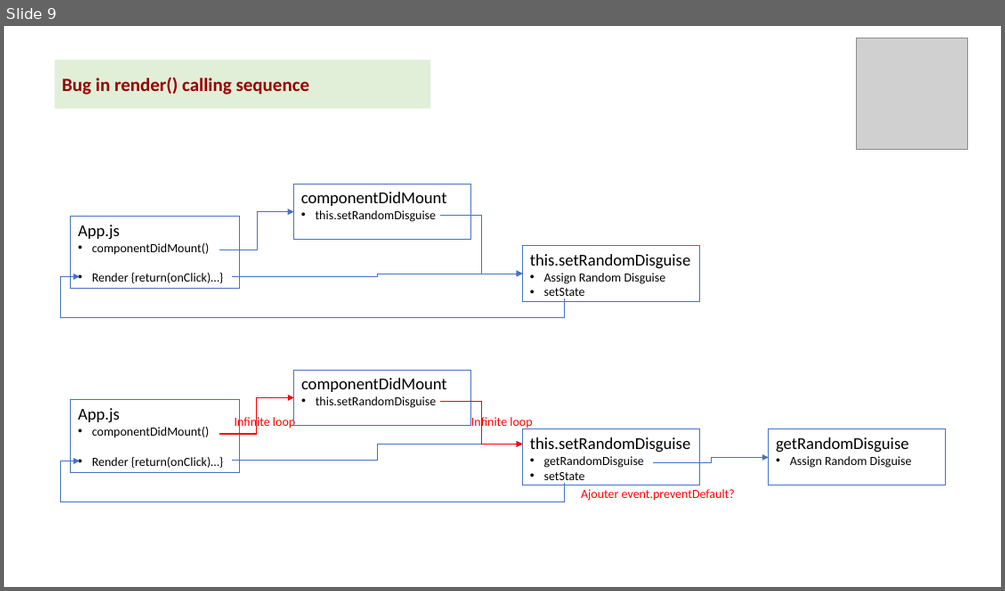
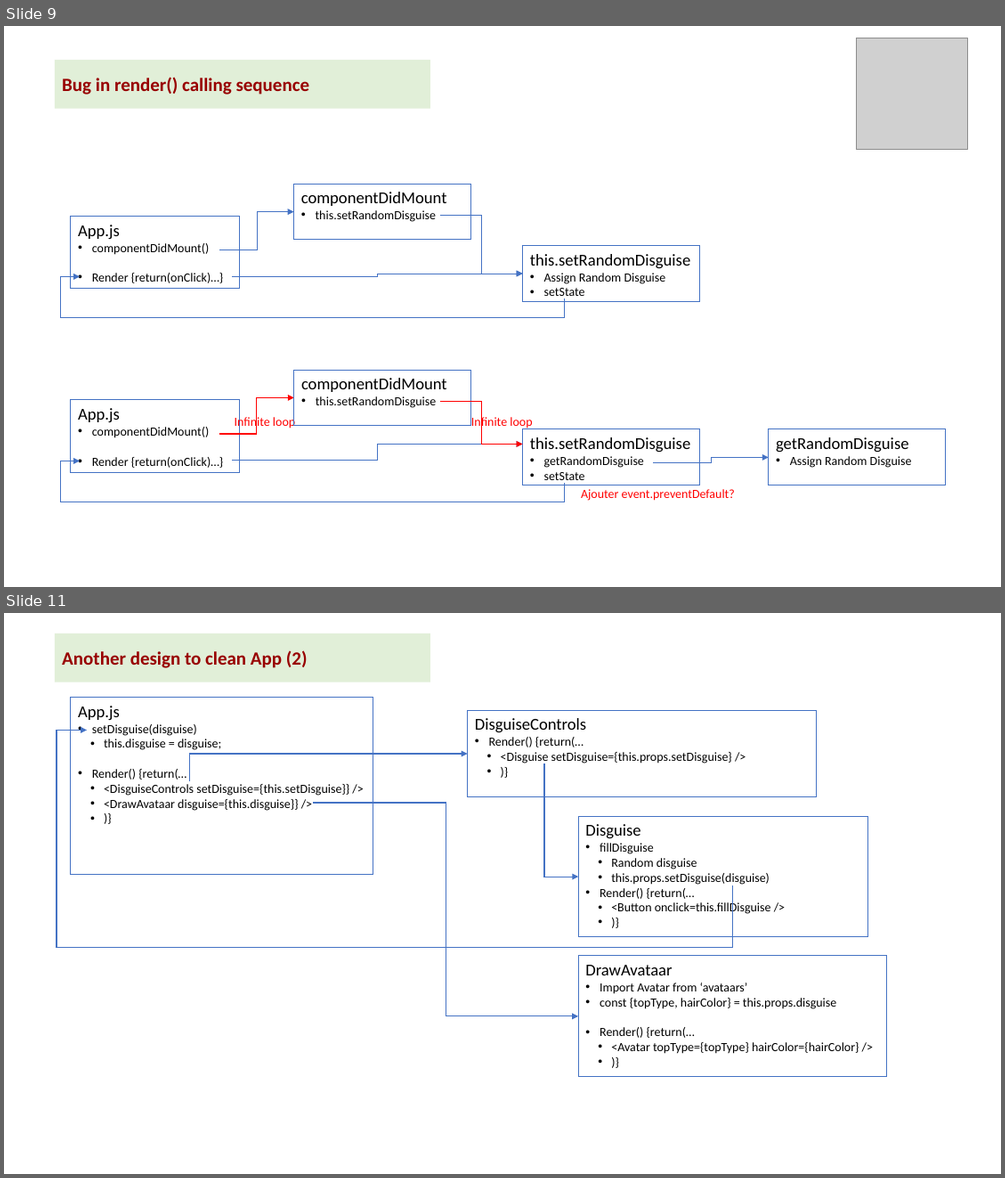
Before and after one commit to kvutien/Project-Machu-Picchu-2020, a slide deck: Pepito/Final Project Design.pptx. Shown one above the other, each under a label of ours: slide 9 before the commit, slides 9 and 11 after it; the slides between them are not shown. The pictures are 1005x591 and 1005x1178 pixels, drawn with LibreOffice and Linux fonts; fonts in the diff are those of the drawing; grey boxes stand for pictures. Boxes give left, top, right and bottom in pixels: in the first picture for what was removed or moved away, otherwise in the second. Text is boxed around its words. In the diff, an @@ line names an element or a change of style, - is before the commit and + after.

Commit message:
refactor App.js moving out random disguise generation

```diff
--- a/Pepito/Final Project Design.pptx
+++ b/Pepito/Final Project Design.pptx
@@ slide 11 added at [4, 613, 1001, 1174], background #FFFFFF @@
@@ rectangle added at [55, 633, 430, 682], fill #E1EFD8, 18 pt, text #980000, bold @@
+Another design to clean App (2)
@@ rectangle added at [71, 698, 372, 875], outline #4472C4 0.75 pt, 12 pt, text #000000 @@
+App.js
+• setDisguise(disguise)
+  • this.disguise = disguise;
+• Render() {return(…
+  • <DisguiseControls setDisguise={this.setDisguise}} />
+  • <DrawAvataar disguise={this.disguise}} />
+  • )}
@@ rectangle added at [468, 710, 817, 797], outline #4472C4 0.75 pt, 12 pt, text #000000 @@
+DisguiseControls
+• Render() {return(…
+  • <Disguise setDisguise={this.props.setDisguise} />
+  • )}
@@ elbow arrow added from (732, 886) to (87, 730), #4472C4 1 pt @@
@@ elbow arrow added from (190, 781) to (468, 754), #4472C4 1 pt @@
@@ elbow arrow added from (544, 764) to (578, 876), #4472C4 1 pt @@
@@ elbow arrow added from (313, 803) to (578, 1016), #4472C4 1 pt @@
@@ rectangle added at [578, 817, 868, 938], outline #4472C4 0.75 pt, 12 pt, text #000000 @@
+Disguise
+• fillDisguise
+  • Random disguise
+  • this.props.setDisguise(disguise)
+• Render() {return(…
+  • <Button onclick=this.fillDisguise />
+  • )}
@@ rectangle added at [578, 956, 887, 1077], outline #4472C4 0.75 pt, 12 pt, text #000000 @@
+DrawAvataar
+• Import Avatar from ‘avataars’
+• const {topType, hairColor} = this.props.disguise
+• Render() {return(…
+  • <Avatar topType={topType} hairColor={hairColor} />
+  • )}
```
Also in this commit, not shown: 1 other slide added, 5 other files.
